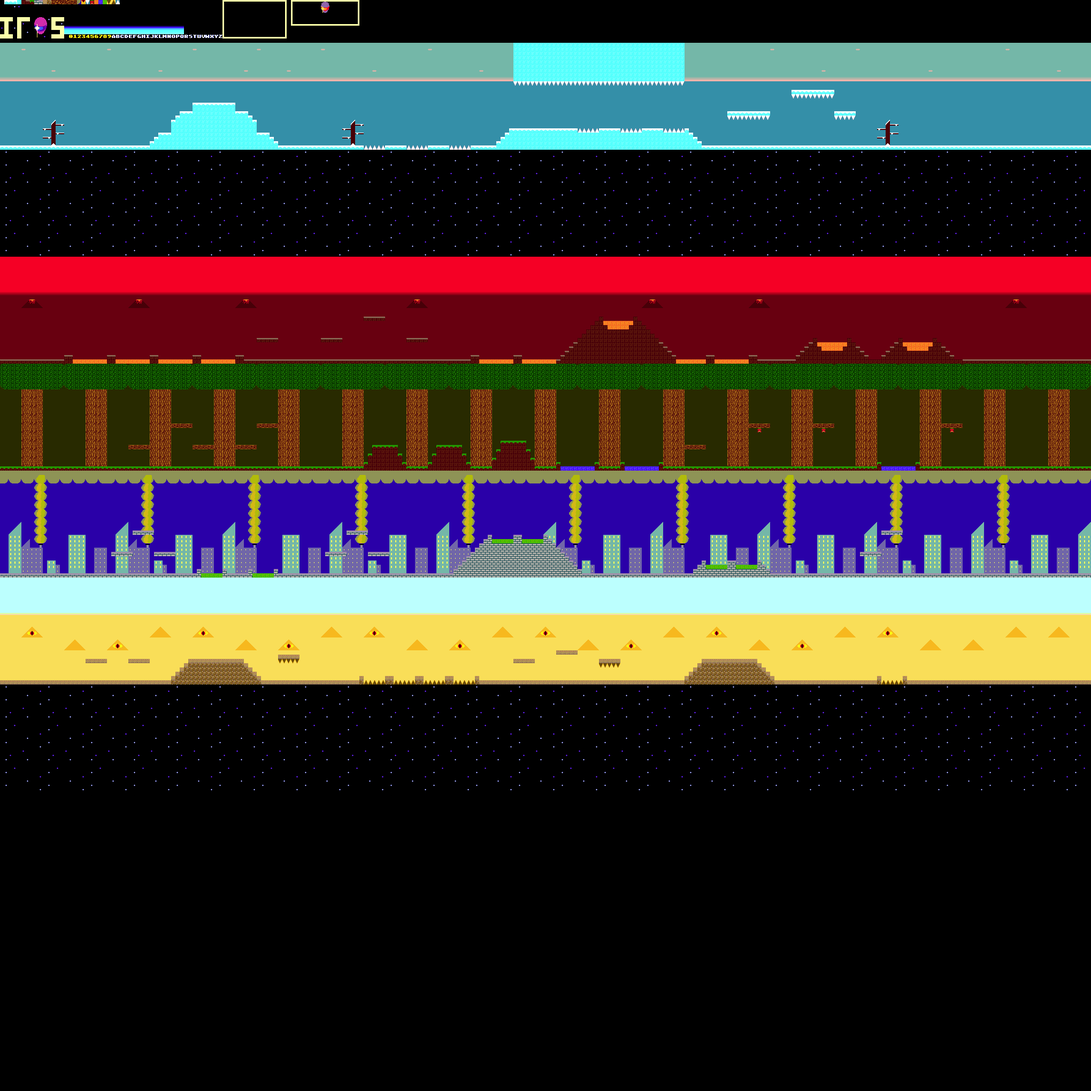
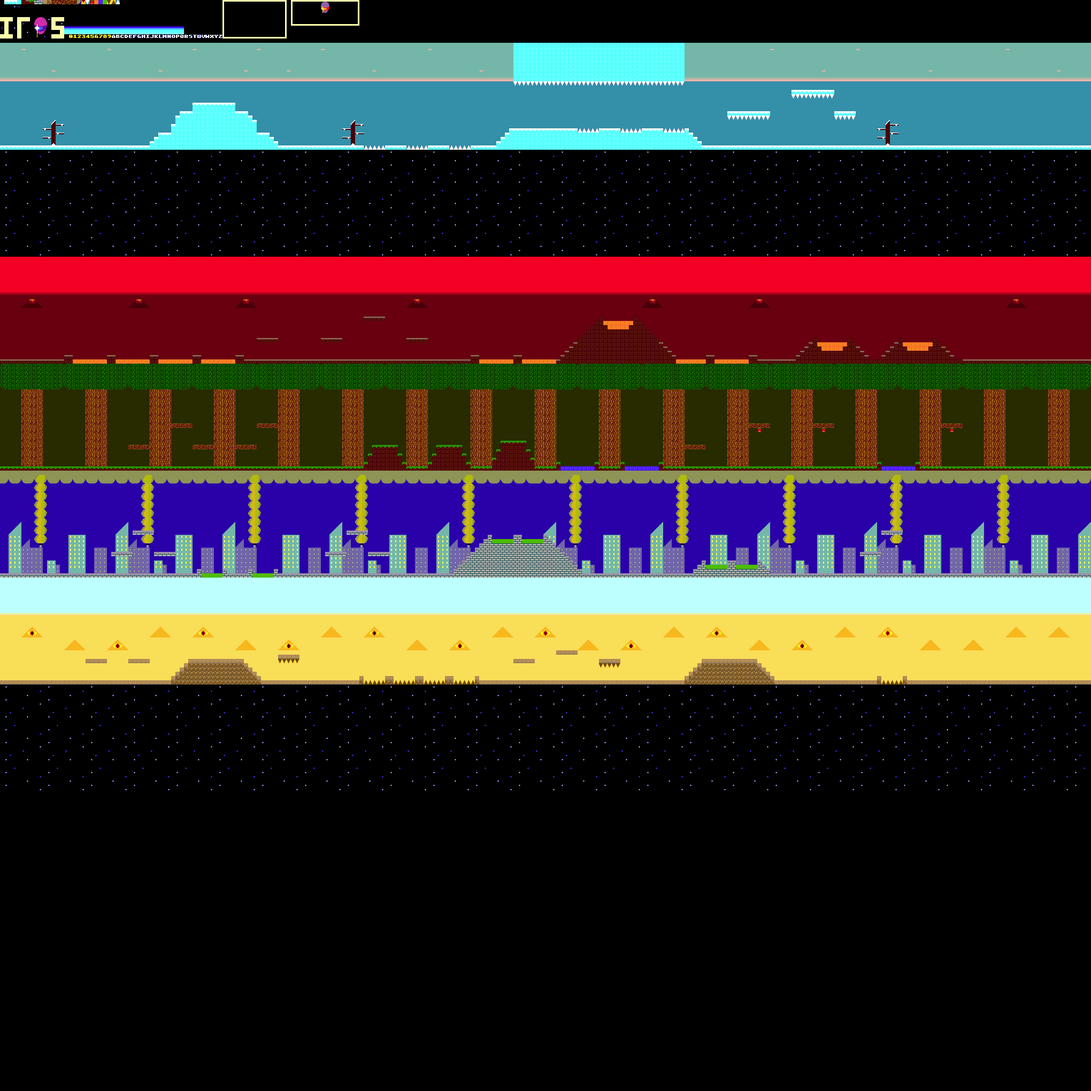
Revision of a layered 1091px x 1091px image; what changed, layer by layer:
painted on "Background" over [171, 119, 176, 127]
